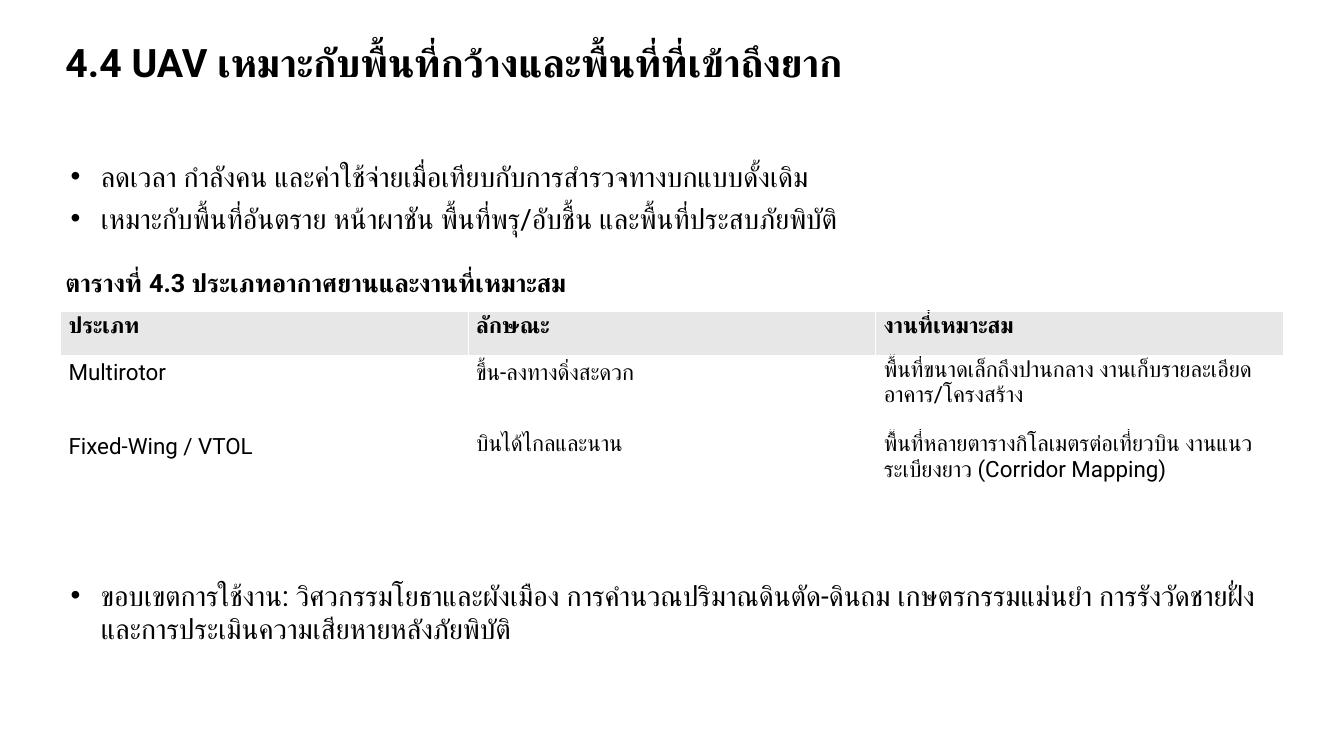
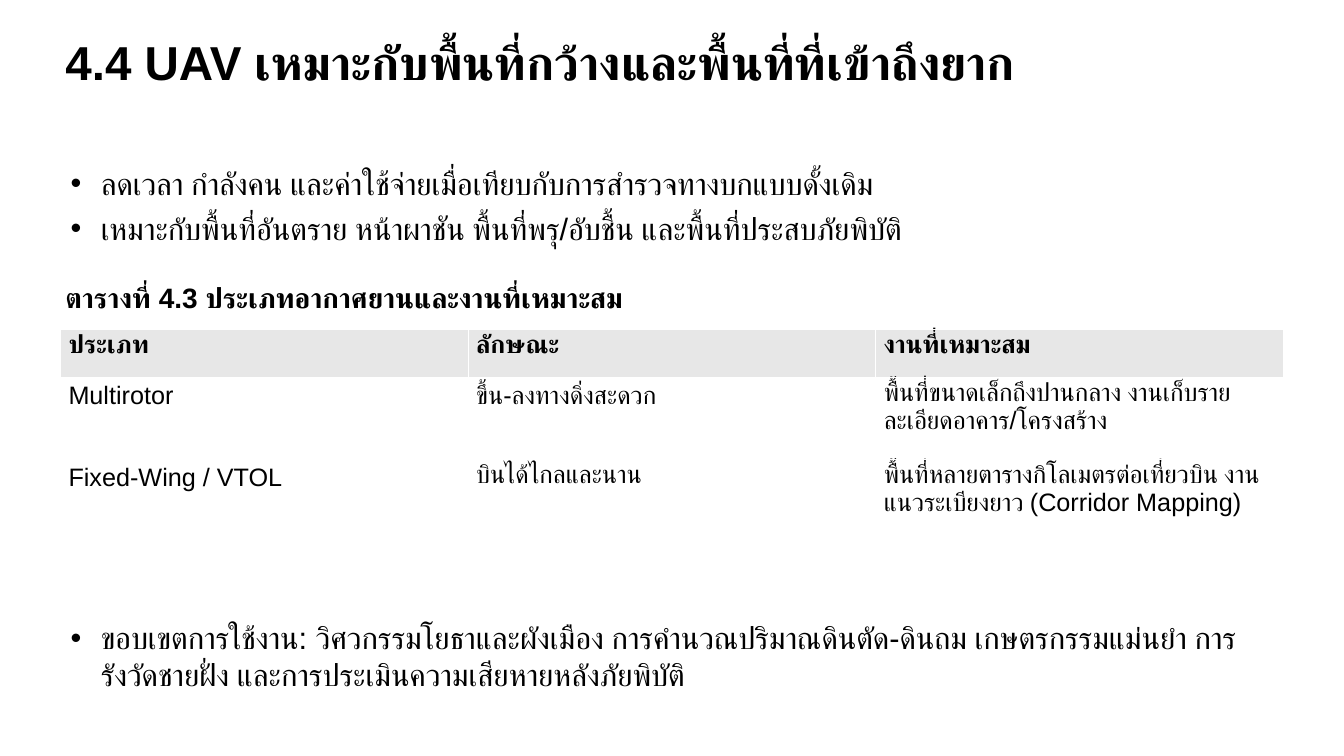
Before and after one commit to soravisAmn/Presentation, a slide deck: slide 19 of Surveying Technologies/draft#1/draft1.pptx. Drawn at 1344x756 pixels with LibreOffice and Linux fonts; fonts in the diff are those of the drawing. Boxes give left, top, right and bottom in pixels: in the first picture for what was removed or moved away, otherwise in the second. Text is boxed around its words. In the diff, an @@ line names an element or a change of style, - is before the commit and + after.

```diff
--- a/Surveying Technologies/draft#1/draft1.pptx
+++ b/Surveying Technologies/draft#1/draft1.pptx
@@ text "4.4 UAV เหมาะกับพื้นที่กว้างและพื้นที่ที่เข้าถึงยาก" at (65, 43, 1015, 81): size 28 to 34 pt, font Roboto to Arial @@
@@ text "ลดเวลา กำลังคน และค่าใช้จ่ายเมื่อเทียบกับการสำรวจทางบกแบบดั้ ..." at (101, 170, 901, 249): size 20 to 22 pt, font Roboto to Arial @@
@@ text "ตารางที่ 4.3 ประเภทอากาศยานและงานที่เหมาะสม": place and size @@
-text "ตารางที่ 4.3 ประเภทอากาศยานและงานที่เหมาะสม" at (65, 273, 567, 293)
+text "ตารางที่ 4.3 ประเภทอากาศยานและงานที่เหมาะสม" at (65, 287, 623, 309)
@@ text "ตารางที่ 4.3 ประเภทอากาศยานและงานที่เหมาะสม" at (65, 287, 623, 309): size 18 to 20 pt, font Roboto to Arial @@
@@ table at (60, 330, 1282, 576) @@
@@ size 16 to 18 pt, font Roboto to Arial @@
@@ table: place and size @@
-table at (60, 312, 1282, 535)
+table at (60, 330, 1282, 576)
@@ text "ขอบเขตการใช้งาน: วิศวกรรมโยธาและผังเมือง การคำนวณปริมาณดินตั ..." at (101, 625, 1187, 687): size 20 to 22 pt, font Roboto to Arial @@
@@ text "ขอบเขตการใช้งาน: วิศวกรรมโยธาและผังเมือง การคำนวณปริมาณดินตั ...": place and size @@
-text "ขอบเขตการใช้งาน: วิศวกรรมโยธาและผังเมือง การคำนวณปริมาณดินตั ..." at (101, 584, 1255, 640)
+text "ขอบเขตการใช้งาน: วิศวกรรมโยธาและผังเมือง การคำนวณปริมาณดินตั ..." at (101, 625, 1187, 687)
```
Also in this commit, not shown: 62 other slides changed, 35 other files.
